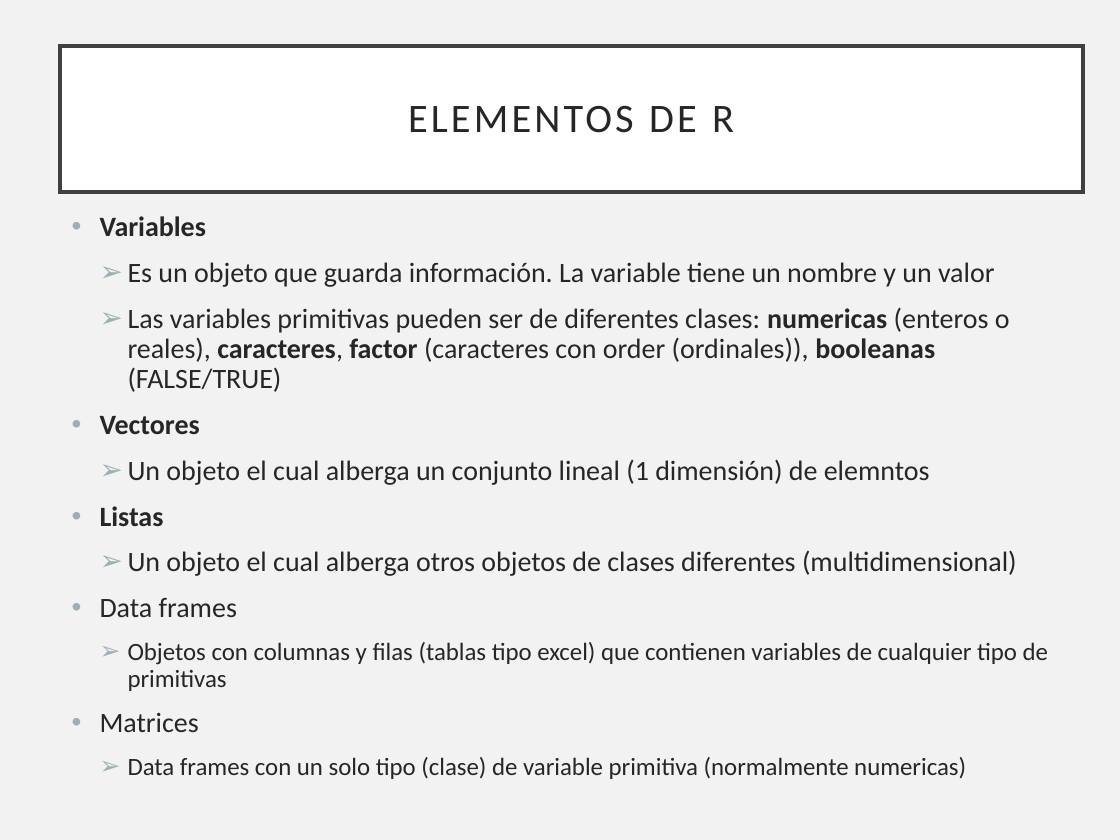
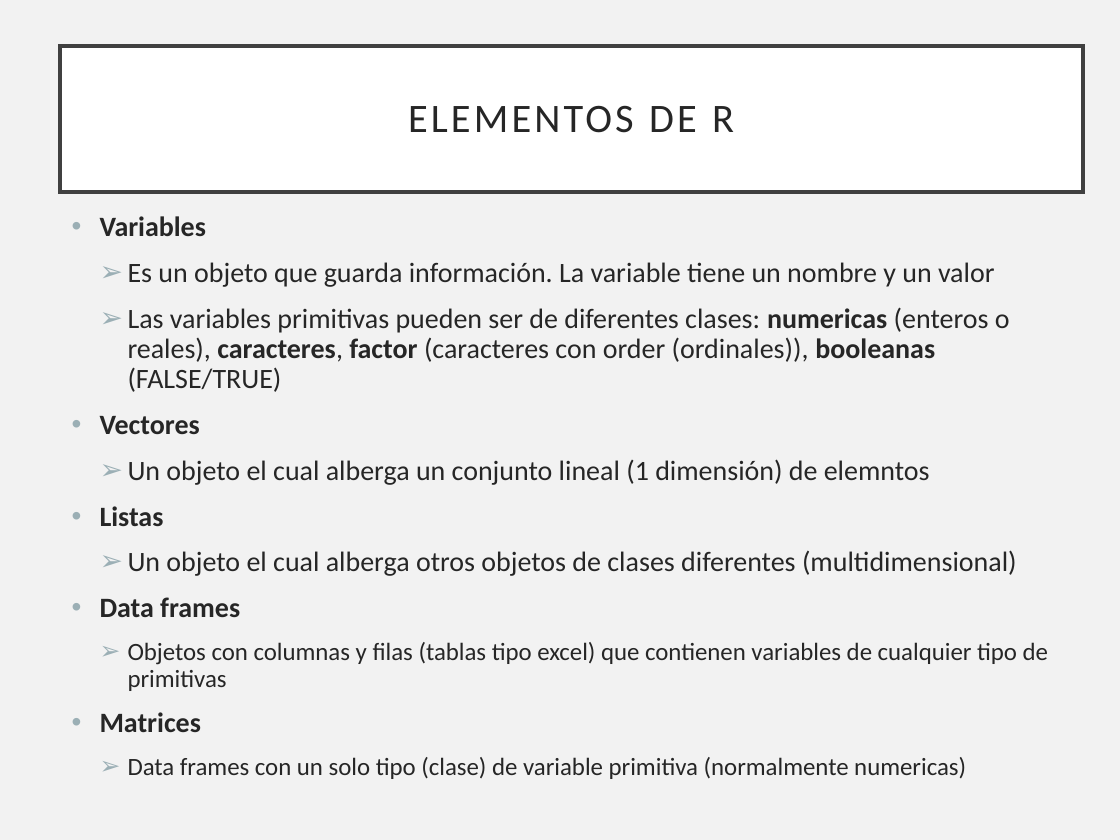
Before and after one commit to guigotoe/Workshop-Pasto-2017, a slide deck: slide 7 of NumEco2019/1a_intro/introduction.pptx. Drawn at 1120x840 pixels with LibreOffice and Linux fonts; fonts in the diff are those of the drawing. Boxes give left, top, right and bottom in pixels: in the first picture for what was removed or moved away, otherwise in the second. Text is boxed around its words. In the diff, an @@ line names an element or a change of style, - is before the commit and + after.

```diff
--- a/NumEco2019/1a_intro/introduction.pptx
+++ b/NumEco2019/1a_intro/introduction.pptx
@@ text at (100,597,240,732): bold on in "Data frames", "Matrices" @@
```
Also in this commit, not shown: 3 other files.
